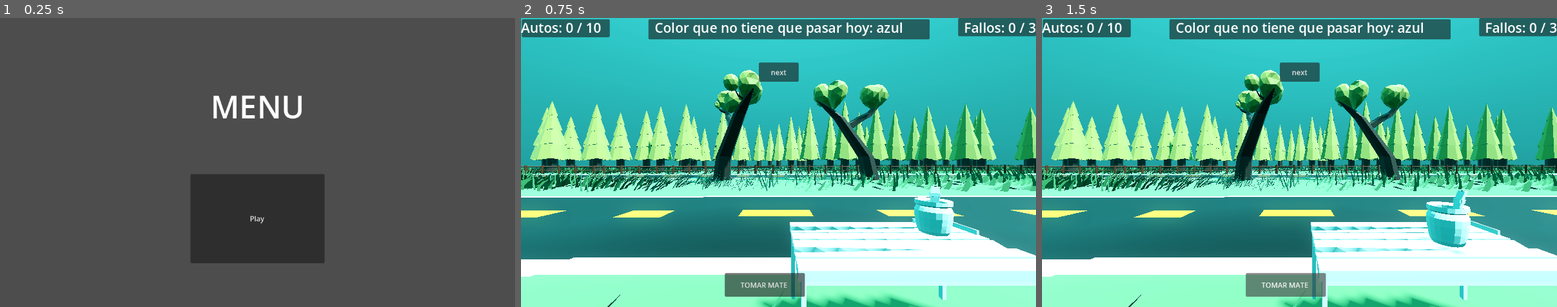
Above: before the commit, frames 1-3 (left to right).
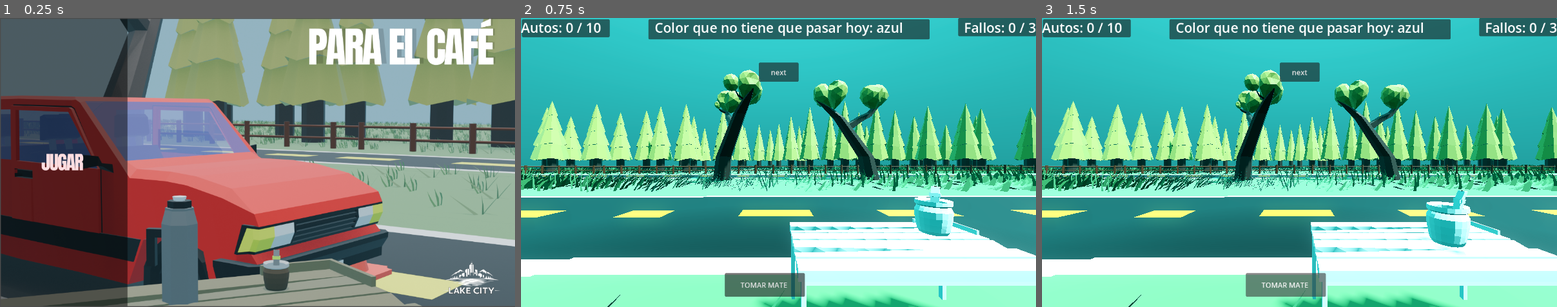
Above: after the commit, the same moments.

Repository: Fosforitoquemado/Proyecto_para_un_cafe
Game: Godot game, scene res://scenes/menu.tscn
Same seed, same stepped clock (60 frames per second), same inputs: the game is played once before the commit and once after it.
Inputs:
- Up to frame 1 (0.25 s): no input
- Up to frame 2 (0.75 s): click "Play" at 0.5 s
- Up to frame 3 (1.5 s): click "TOMAR MATE" at 1.25 s

The runs differ from the first frame. In frame 1, 88% of the frame differs, in the area x 0-100%, y 0-100%; in frame 2, nothing differs; in frame 3, nothing differs.

Commit message:
Actualizacion menu
hice una una imagen y la puse, corta

Diff:
--- a/scenes/menu.tscn
+++ b/scenes/menu.tscn
@@ -1,6 +1,7 @@
 [gd_scene format=3 uid="uid://boyl4f3gotn5h"]
 
 [ext_resource type="Script" uid="uid://bpyk7nidfxj8t" path="res://scripts/button.gd" id="1_yqeox"]
+[ext_resource type="Texture2D" uid="uid://cg3d5g6buur2s" path="res://modelos/menu/para el cafe.png" id="2_vjb58"]
 
 [sub_resource type="LabelSettings" id="LabelSettings_vjb58"]
 font_size = 70
@@ -20,10 +21,10 @@
 anchor_top = 0.54
 anchor_right = 0.63000005
 anchor_bottom = 0.84900004
-offset_left = -0.23999023
-offset_top = 0.07998657
-offset_right = 0.2399292
-offset_bottom = -0.15203857
+offset_left = -348.24
+offset_top = -60.920013
+offset_right = -519.7601
+offset_bottom = -187.15204
 grow_horizontal = 2
 grow_vertical = 2
 text = "Play"
@@ -36,13 +37,18 @@
 anchor_top = 0.5
 anchor_right = 0.5
 anchor_bottom = 0.5
-offset_left = -105.0
-offset_top = -174.0
-offset_right = 105.0
-offset_bottom = -74.0
+offset_left = 1101.0
+offset_top = -167.0
+offset_right = 1311.0
+offset_bottom = -67.0
 grow_horizontal = 2
 grow_vertical = 2
 text = "MENU"
 label_settings = SubResource("LabelSettings_vjb58")
 
+[node name="ParaElCafe" type="Sprite2D" parent="." unique_id=14826079]
+position = Vector2(577, 324.25006)
+scale = Vector2(0.5989584, 0.5958333)
+texture = ExtResource("2_vjb58")
+
 [connection signal="pressed" from="Button" to="Button" method="_on_pressed"]
Binary file added: modelos/menu/para el cafe.png
Not shown, added: modelos/menu/para el cafe.png.import
